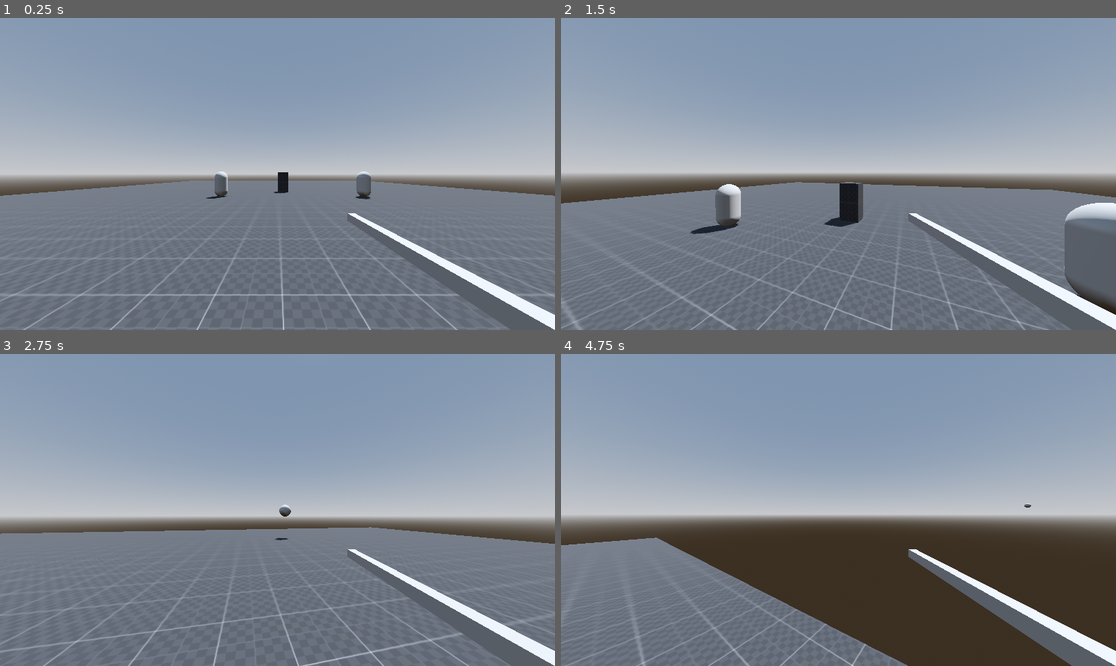
Above: before the commit, frames 1-4 (two rows, left to right).
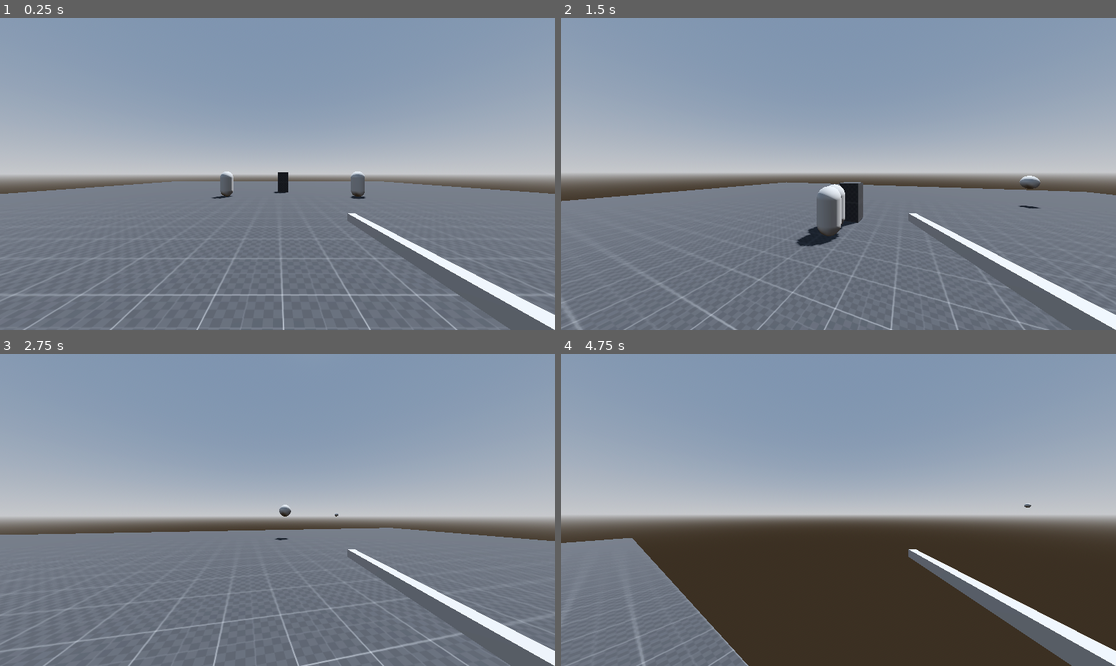
Above: after the commit, the same moments.

Repository: h-valot/Godot_BoomerShooter
Game: Godot game, scene res://Assets/Scenes/S_MovementTest.tscn
The game is run twice, just before and just after one commit, with the same random seed, the same clock (stepped at 60 frames per second) and the same inputs.
Inputs (mouse positions are in pixels of both pictures, inside the frame that each line leads up to):
- Up to frame 1 (0.25 s): no input
- Up to frame 2 (1.5 s): move the mouse to (866, 174) at 0.52 s; hold W (Forward) from 0.53 s (still down); click (866, 174) at 0.6 s; tap Space (Jump) at 0.77 s; move the mouse to (810, 174) at 1.27 s; tap Shift (Sprint) at 1.35 s
- Up to frame 3 (2.75 s): keep holding W (Forward); tap Space (Jump) at 1.52 s; move the mouse to (288, 503) at 2.02 s; click (288, 503) at 2.1 s
- Up to frame 4 (4.75 s): keep holding W (Forward); move the mouse to (832, 516) at 2.77 s; tap Shift (Sprint) at 2.85, 4.35 s; tap Space (Jump) at 3.02, 3.77, 4.52 s; move the mouse to (877, 513) at 3.52 s; click (877, 513) at 3.6 s; move the mouse to (794, 506) at 4.27 s

The runs differ from the first frame. In frame 1, 0.7% of the frame differs, in the area x 0-100%, y 49-59%; in frame 2, 4.2%; in frame 3, 0.4%; in frame 4, 6.9%, in the area x 0-63%, y 58-100%.
Error after the commit: Invalid assignment of property or key 'target_position' with value of type 'Nil' on a base object of type 'NavigationAgent3D'. (res://Assets/Scripts/Opponents/…

Commit message:
Fix opponents navigation

Diff:
--- a/Assets/Prefabs/PF_Opponent.tscn
+++ b/Assets/Prefabs/PF_Opponent.tscn
@@ -1,9 +1,10 @@
-[gd_scene load_steps=8 format=3 uid="uid://i6tjyky8orfu"]
+[gd_scene load_steps=9 format=3 uid="uid://i6tjyky8orfu"]
 
 [ext_resource type="PackedScene" uid="uid://nuh37785kb8n" path="res://Assets/Prefabs/Components/PF_Health.tscn" id="1_bdqby"]
 [ext_resource type="Resource" uid="uid://c40vi40gc5si2" path="res://Assets/Resources/Opponents/RE_BaseEnemy.tres" id="2_3yq35"]
 [ext_resource type="PackedScene" uid="uid://0cringntf7yj" path="res://Assets/Prefabs/Components/PF_HitBox.tscn" id="2_moaqw"]
 [ext_resource type="Script" path="res://Assets/Scripts/Opponents/GD_Opponent.gd" id="2_oxxun"]
+[ext_resource type="Resource" uid="uid://42fq4lr4tkla" path="res://Assets/Resources/RSO/RSO_PlayerPosition.tres" id="3_81be2"]
 
 [sub_resource type="CapsuleShape3D" id="CapsuleShape3D_i6e67"]
 
@@ -15,6 +16,7 @@
 transform = Transform3D(1, 0, 0, 0, 1, 0, 0, 0, 1, 0, 1, 0)
 script = ExtResource("2_oxxun")
 opponent_config = ExtResource("2_3yq35")
+rso_player_position = ExtResource("3_81be2")
 
 [node name="PF_HitBox" parent="." node_paths=PackedStringArray("health_component") instance=ExtResource("2_moaqw")]
 transform = Transform3D(1.1, 0, 0, 0, 1.1, 0, 0, 0, 1.1, 0, 0, 0)
--- a/Assets/Prefabs/PF_Player.tscn
+++ b/Assets/Prefabs/PF_Player.tscn
@@ -6,6 +6,7 @@
 [ext_resource type="PackedScene" uid="uid://d23duj43qnji1" path="res://Assets/Prefabs/PF_Bullet.tscn" id="3_sdlfp"]
 [ext_resource type="PackedScene" uid="uid://nuh37785kb8n" path="res://Assets/Prefabs/Components/PF_Health.tscn" id="4_2am50"]
 [ext_resource type="PackedScene" uid="uid://0cringntf7yj" path="res://Assets/Prefabs/Components/PF_HitBox.tscn" id="5_gw5uf"]
+[ext_resource type="Resource" uid="uid://42fq4lr4tkla" path="res://Assets/Resources/RSO/RSO_PlayerPosition.tres" id="5_skedv"]
 [ext_resource type="Script" path="res://Assets/Scripts/Player/GD_Weapon.gd" id="7_ag12p"]
 
 [sub_resource type="CapsuleShape3D" id="CapsuleShape3D_kxpnw"]
@@ -17,6 +18,7 @@
 player_config = ExtResource("2_6i1sl")
 bullet_prefab = ExtResource("3_sdlfp")
 weapon_config = ExtResource("3_mf20g")
+rso_player_position = ExtResource("5_skedv")
 
 [node name="CharacterBodyCollision" type="CollisionShape3D" parent="."]
 transform = Transform3D(1, 0, 0, 0, 1, 0, 0, 0, 1, 0, 1, 0)
--- a/Assets/Resources/NM_MovementTest.tres
+++ b/Assets/Resources/NM_MovementTest.tres
@@ -1,3 +1,6 @@
 [gd_resource type="NavigationMesh" format=3 uid="uid://cfix7url5y7n2"]
 
 [resource]
+vertices = PackedVector3Array(-1, 0.5, -1, 1, 0.5, -3, 1, 0.5, -24, -24, 0.5, -24, -24, 0.5, -1, 1, 0.5, -24, 1, 0.5, -3, 3, 0.5, -2, 24, 0.5, -2, 24, 0.5, -24, 24, 0.5, -2, 3, 0.5, -2, 0, 0.5, 1, 0, 0.5, 24, 24, 0.5, 24, 0, 0.5, 1, -1, 0.5, -1, -24, 0.5, -1, -24, 0.5, 24, 0, 0.5, 24)
+polygons = [PackedInt32Array(1, 0, 2), PackedInt32Array(2, 0, 4), PackedInt32Array(2, 4, 3), PackedInt32Array(6, 5, 7), PackedInt32Array(7, 5, 8), PackedInt32Array(8, 5, 9), PackedInt32Array(11, 10, 12), PackedInt32Array(12, 10, 13), PackedInt32Array(13, 10, 14), PackedInt32Array(16, 15, 17), PackedInt32Array(17, 15, 19), PackedInt32Array(17, 19, 18)]
+cell_size = 0.5
--- a/Assets/Resources/RSO/RSO_CharacterHealth.tres
+++ /dev/null
@@ -1,6 +0,0 @@
-[gd_resource type="Resource" script_class="WrapperVariable" load_steps=2 format=3 uid="uid://ehpm8ws7uyrm"]
-
-[ext_resource type="Script" path="res://Assets/Scripts/Data/Wrappers/GD_WrapperVariable.gd" id="1_gmohi"]
-
-[resource]
-script = ExtResource("1_gmohi")
--- /dev/null
+++ b/Assets/Resources/RSO/RSO_PlayerPosition.tres
@@ -0,0 +1,6 @@
+[gd_resource type="Resource" script_class="WrapperVariable" load_steps=2 format=3 uid="uid://42fq4lr4tkla"]
+
+[ext_resource type="Script" path="res://Assets/Scripts/Data/Wrappers/GD_WrapperVariable.gd" id="1_qiq53"]
+
+[resource]
+script = ExtResource("1_qiq53")
--- a/Assets/Scenes/S_MovementTest.tscn
+++ b/Assets/Scenes/S_MovementTest.tscn
@@ -25,24 +25,22 @@
 [node name="PF_Player" parent="Entities" instance=ExtResource("1_iemg8")]
 transform = Transform3D(1, 0, 0, 0, 1, 0, 0, 0, 1, -0.0709593, 0, 14.3208)
 
-[node name="PF_Opponent" parent="Entities" node_paths=PackedStringArray("target") instance=ExtResource("2_upqix")]
+[node name="PF_Opponent" parent="Entities" instance=ExtResource("2_upqix")]
 transform = Transform3D(1, 0, 0, 0, 1, 0, 0, 0, 1, 6.72378, 1, 2.02464)
-target = NodePath("../PF_Player")
 
-[node name="PF_Opponent2" parent="Entities" node_paths=PackedStringArray("target") instance=ExtResource("2_upqix")]
+[node name="PF_Opponent2" parent="Entities" instance=ExtResource("2_upqix")]
 transform = Transform3D(1, 0, 0, 0, 1, 0, 0, 0, 1, -4.55909, 1, 1.8717)
-target = NodePath("../PF_Player")
 
 [node name="NavigationRegion3D" type="NavigationRegion3D" parent="."]
 navigation_mesh = ExtResource("4_qsb15")
 
+[node name="PF_Cube_50x50" parent="NavigationRegion3D" instance=ExtResource("2_lu8k6")]
+transform = Transform3D(50, 0, 0, 0, 50, 0, 0, 0, 50, 0, -25, 0)
+
 [node name="PF_Cube_1x1" parent="NavigationRegion3D" instance=ExtResource("2_lu8k6")]
-transform = Transform3D(45.9084, 0, 0, 0, 1.02477, 0, 0, 0, 53.0596, 0, -0.5, 0)
+transform = Transform3D(1, 0, 0, 0, 1, 0, 0, 0, 1, 0.5, 0.5, -1.5)
 
 [node name="PF_Cube_1x2" parent="NavigationRegion3D" instance=ExtResource("2_lu8k6")]
-transform = Transform3D(1, 0, 0, 0, 1, 0, 0, 0, 1, 0.5, 0.5, -1.5)
-
-[node name="PF_Cube_1x3" parent="NavigationRegion3D" instance=ExtResource("2_lu8k6")]
 transform = Transform3D(1, 0, 0, 0, 1, 0, 0, 0, 1, 0.5, 1.5, -1.5)
 
 [node name="Environment" type="Node3D" parent="."]
--- a/Assets/Scripts/Data/Wrappers/GD_WrapperVariable.gd
+++ b/Assets/Scripts/Data/Wrappers/GD_WrapperVariable.gd
@@ -2,11 +2,11 @@
 class_name WrapperVariable
 
 signal on_changed
-var _value: set = _set_value, get = _get_value
+var value: set = _set_value, get = _get_value
 
 func _set_value(new_value):
-	_value = new_value
+	value = new_value
 	emit_signal("on_changed")
 
 func _get_value():
-	return _value
+	return value
--- a/Assets/Scripts/Opponents/GD_Opponent.gd
+++ b/Assets/Scripts/Opponents/GD_Opponent.gd
@@ -3,7 +3,7 @@
 
 @export_category("References")
 @export var opponent_config : OpponentConfig
-@export var target : Player
+@export var rso_player_position : WrapperVariable
 
 var _direction = Vector3.ZERO
 var _gravity = ProjectSettings.get_setting("physics/3d/default_gravity")
@@ -14,29 +14,33 @@
 signal on_opponent_dies
 
 func _ready():
+	_navigation_agent_3d.target_position = null
 	_health_component.initialize(opponent_config.base_health, opponent_config.health_regeneration, opponent_config.base_armor)
 	_health_component.connect("on_health_reached_zero", _die)
+	rso_player_position.connect("on_changed", _update_target_position)
 
 func _die():
 	emit_signal("on_opponent_dies")
 	self.queue_free()
 
+var debug_timer : float = 0
 func _physics_process(delta):
-	_update_target_position()
 	_apply_gravity(delta)
 	_move(delta)
 	move_and_slide()
-
-func _update_target_position():
-	_navigation_agent_3d.target_position = target.global_transform.origin
 
 func _apply_gravity(delta):
 	if not is_on_floor():
 		velocity.y -= _gravity * delta
 
 func _move(delta):
+	if (_navigation_agent_3d.target_position == null):
+		return
 	_direction = (_navigation_agent_3d.get_next_path_position() - global_transform.origin).normalized() * opponent_config.move_speed
 	velocity = velocity.move_toward(_direction, 0.25)
+
+func _update_target_position():
+	_navigation_agent_3d.target_position = rso_player_position.value
 
 func _jump():
 	if is_on_floor():
--- a/Assets/Scripts/Player/GD_Player.gd
+++ b/Assets/Scripts/Player/GD_Player.gd
@@ -5,6 +5,7 @@
 @export var player_config : PlayerConfig
 @export var bullet_prefab : PackedScene
 @export var weapon_config : WeaponConfig
+@export var rso_player_position : WrapperVariable
 
 var _current_movement_speed : float
 var _direction = Vector3.ZERO
@@ -27,6 +28,7 @@
 	_sprint()
 	_move(delta)
 	move_and_slide()
+	rso_player_position.value = global_transform.origin
 
 func _move(delta):
 	# Get the input direction and handle the movement/deceleration
Not shown: 1 places in Assets/Prefabs/PF_Player.tscn that only renumber resources
